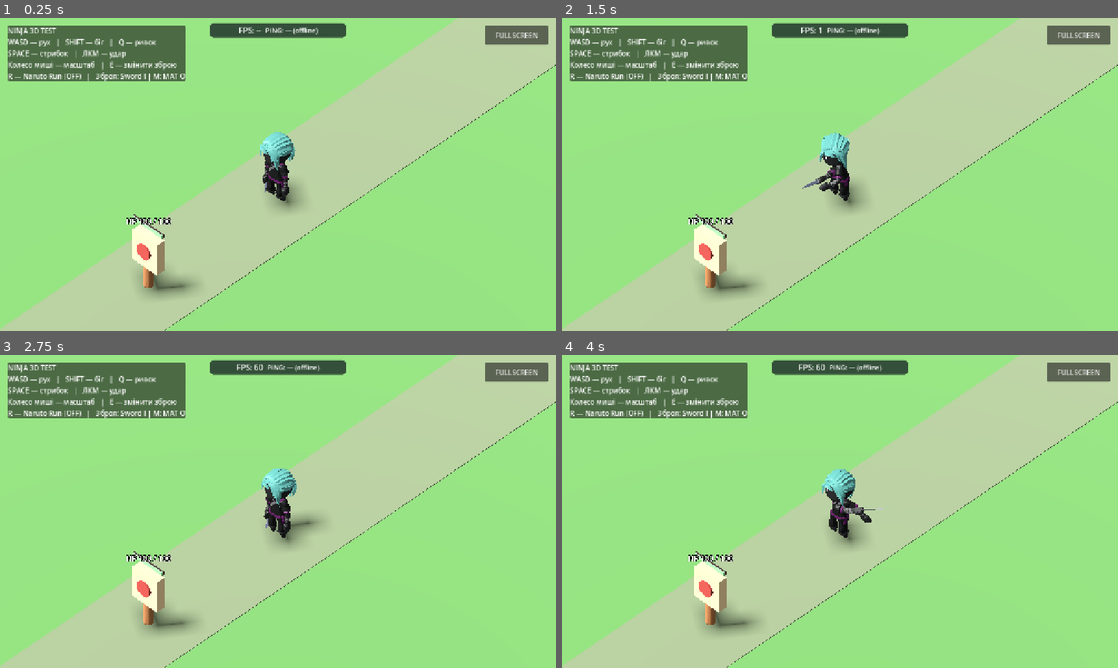
Above: before the commit, frames 1-4 (two rows, left to right).
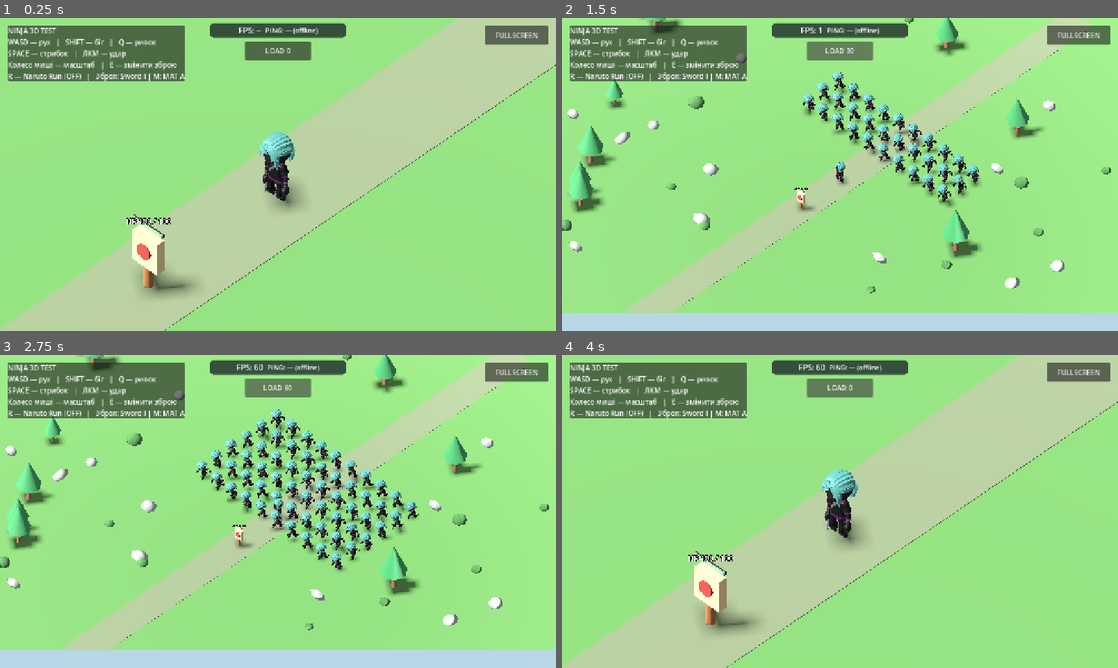
Above: after the commit, the same moments.

Repository: levian47/riskfate-3d-pro
Game: Godot game, scene res://main.tscn
Same seed, same stepped clock (60 frames per second), same inputs: the game is played once before the commit and once after it.
Inputs (mouse positions are in pixels of both pictures, inside the frame that each line leads up to):
- Up to frame 1 (0.25 s): no input
- Up to frame 2 (1.5 s): click (840, 49) at 0.5 s, where only the run after the commit has a clickable "LOAD 0"; click (840, 49) at 1.25 s, where only the run after the commit has a clickable "LOAD 10"
- Up to frame 3 (2.75 s): click (278, 386) at 2 s, where only the run after the commit has a clickable "LOAD 30"
- Up to frame 4 (4 s): click (840, 386) at 2.75 s, where only the run after the commit has a clickable "LOAD 60"; click (840, 386) at 3.5 s, where only the run after the commit has a clickable "LOAD 100"

The runs differ from the first frame. In frame 1, 0.8% of the frame differs, in the area x 32-56%, y 2-52%; in frame 2, 32%; in frame 3, 34%, in the area x 0-100%, y 0-100%; in frame 4, 1.3%.

Commit message:
Use approved Ninja material A and provide opt-in crowd FPS test
Activate visually approved backface-culled Ninja A by default. Keep O as comparison, remove B from MAT cycling. Add on-demand LOAD 10/30/60/100 animated models for mobile and desktop FPS comparisons without changing combat or server logic. Verified with Godot 4.7.2 PR CI #42452174209; device measurements pending.

Diff:
--- a/main.gd
+++ b/main.gd
@@ -11,6 +11,7 @@
 const TOUCH_HUD_SCRIPT := preload("res://touch_hud.gd")
 const HUD_BUILDER := preload("res://ui/hud_builder.gd")
 const SKELETON_DEBUG := preload("res://ui/skeleton_debug.gd")
+const CROWD_BENCHMARK := preload("res://tests/ninja_crowd_benchmark.gd")
 const ANIMATION_BUILDER := preload("res://characters/player/animation_builder.gd")
 const COMBAT_CONTROLLER := preload("res://characters/player/combat_controller.gd")
 const WEAPON_VISUALS := preload("res://characters/player/weapon_visuals.gd")
@@ -22,7 +23,9 @@
 var visual: Node3D
 var ninja_mesh: MeshInstance3D
 var ninja_mesh_variants: Array[Mesh] = []
-var material_variant_index := 0
+var material_variant_index := 1 # Approved A: culling, original retained as control
+var crowd_benchmark = CROWD_BENCHMARK.new()
+var crowd_button: Button
 var animator: AnimationPlayer
 var camera: Camera3D
 var skeleton_debug: MeshInstance3D
@@ -47,6 +50,7 @@
 	_build_hero()
 	_build_camera()
 	_build_ui()
+	crowd_benchmark.initialize(self)
 
 func _process(delta: float) -> void:
 	# Sample twice per second to keep the counter readable and inexpensive.
@@ -95,6 +99,9 @@
 	if event is InputEventKey and event.pressed and not event.echo and event.keycode == KEY_K:
 		_toggle_skeleton_debug()
 		return
+	if event is InputEventKey and event.pressed and not event.echo and event.keycode == KEY_F7:
+		_cycle_crowd_benchmark()
+		return
 	if event is InputEventKey and event.pressed and not event.echo and event.keycode == KEY_M:
 		_cycle_ninja_materials()
 		return
@@ -134,12 +141,22 @@
 func _cycle_ninja_materials() -> void:
 	if ninja_mesh == null or ninja_mesh_variants.size() != 3:
 		return
-	material_variant_index = (material_variant_index + 1) % ninja_mesh_variants.size()
+	material_variant_index = (material_variant_index + 1) % 2 # B rejected after visual QA
 	ninja_mesh.mesh = ninja_mesh_variants[material_variant_index]
+	crowd_benchmark.set_mesh(ninja_mesh.mesh)
 	if touch_hud != null:
 		touch_hud.material_variant = material_variant_index
 		touch_hud.queue_redraw()
 	_update_weapon_display()
+
+
+func _cycle_crowd_benchmark() -> void:
+	crowd_benchmark.count_index = (crowd_benchmark.count_index + 1) % CROWD_BENCHMARK.COUNTS.size()
+	var count: int = CROWD_BENCHMARK.COUNTS[crowd_benchmark.count_index]
+	crowd_benchmark.set_count(count, MODEL, ninja_mesh.mesh)
+	camera.size = 40.0 if count > 0 else camera_zoom
+	if crowd_button != null:
+		crowd_button.text = "LOAD %d" % count
 
 
 func _find_model_mesh(root: Node) -> MeshInstance3D:
@@ -170,6 +187,8 @@
 	if ninja_mesh_variants.size() != 3:
 		push_warning("Ninja material comparison incomplete")
 		return
+	# Preserve original animated rig; render approved A geometry by default.
+	ninja_mesh.mesh = ninja_mesh_variants[material_variant_index]
 	# Godot 4.7 glTF import does not reliably activate vertex colors
 	# as albedo. Make the intended per-vertex RGB explicit for variant B.
 	var one_surface_mesh := ninja_mesh_variants[2].duplicate() as ArrayMesh
@@ -213,7 +232,8 @@
 func _cycle_mobile_zoom() -> void:
 	mobile_zoom_index = (mobile_zoom_index + 1) % MOBILE_ZOOM_LEVELS.size()
 	camera_zoom = float(MOBILE_ZOOM_LEVELS[mobile_zoom_index])
-	camera.size = camera_zoom
+	if crowd_benchmark.count_index == 0:
+		camera.size = camera_zoom
 	if touch_hud != null:
 		touch_hud.zoom_level = mobile_zoom_index + 1
 		touch_hud.queue_redraw()
@@ -314,6 +334,17 @@
 	canvas.name = "HUD"
 	add_child(canvas)
 	fps_label = HUD_BUILDER.build_fps_counter(canvas)
+	crowd_button = Button.new()
+	crowd_button.name = "CrowdBenchmarkButton"
+	crowd_button.text = "LOAD 0"
+	crowd_button.anchor_left = 0.5
+	crowd_button.anchor_right = 0.5
+	crowd_button.offset_left = -76.0
+	crowd_button.offset_right = 76.0
+	crowd_button.offset_top = 54.0
+	crowd_button.offset_bottom = 97.0
+	crowd_button.pressed.connect(_cycle_crowd_benchmark)
+	canvas.add_child(crowd_button)
 	if DisplayServer.is_touchscreen_available():
 		# Multiple fingers are handled independently in touch_hud.gd.
 		touch_hud = TOUCH_HUD_SCRIPT.new()
@@ -326,6 +357,7 @@
 		touch_hud.fullscreen_requested.connect(_toggle_fullscreen)
 		touch_hud.weapon_requested.connect(_cycle_weapon)
 		touch_hud.materials_requested.connect(_cycle_ninja_materials)
+		touch_hud.material_variant = material_variant_index
 		touch_hud.naruto_requested.connect(_toggle_naruto_run)
 		touch_hud.skeleton_requested.connect(_toggle_skeleton_debug)
 		_update_weapon_display()
--- a/tests/gameplay_smoke.gd
+++ b/tests/gameplay_smoke.gd
@@ -754,14 +754,33 @@
 	var b_arrays: Array = (candidates[2] as Mesh).surface_get_arrays(0)
 	if not _require(b_arrays[Mesh.ARRAY_VERTEX].size() == 9948 and b_arrays[Mesh.ARRAY_INDEX].size() == 21312 and b_arrays[Mesh.ARRAY_COLOR].size() == 9948, "B must preserve all 7104 triangles and provide a color for every vertex"):
 		return
-	for expected in [1, 2, 0]:
+	if not _require(int(game.get("material_variant_index")) == 1 and candidate_mesh.mesh == candidates[1], "Ninja must load approved A at startup"):
+		return
+	for expected in [0, 1]:
 		game.call("_cycle_ninja_materials")
 		if not _require(int(game.get("material_variant_index")) == expected and candidate_mesh.mesh == candidates[expected], "Ninja material switching must preserve the original animated mesh node"):
 			return
 	if DisplayServer.is_touchscreen_available():
 		var material_touch := game.get("touch_hud") as Control
-		if not _require(int(material_touch.material_variant) == 0, "Mobile material comparison indicator must wrap to O"):
-			return
+		if not _require(int(material_touch.material_variant) == 1, "Mobile material indicator must show approved A"):
+			return
+	# Explicit opt-in benchmark: identical skinned Ninja models, rendered with
+	# the selected mesh, with no server or physical collision processing.
+	var bench = game.get("crowd_benchmark")
+	var bench_button := game.get_node_or_null("HUD/CrowdBenchmarkButton") as Button
+	if not _require(bench != null and bench_button != null and bench_button.text == "LOAD 0", "Crowd benchmark must initialize disabled"):
+		return
+	for amount in [10, 30, 60, 100, 0]:
+		game.call("_cycle_crowd_benchmark")
+		var actor_nodes: Array = bench.get("actors")
+		var crowd_meshes: Array = bench.get("mesh_nodes")
+		if not _require(actor_nodes.size() == amount and crowd_meshes.size() == amount and bench_button.text == "LOAD %d" % amount, "Crowd benchmark should create exactly %d actors" % amount):
+			return
+		if amount > 0:
+			if not _require(is_equal_approx(gameplay_camera.size, 40.0) and (crowd_meshes[0] as MeshInstance3D).mesh == candidates[1], "Crowd benchmark must use A and a wide camera"):
+				return
+	if not _require(is_equal_approx(gameplay_camera.size, 12.0), "Crowd benchmark must restore normal zoom"):
+		return
 	print("Gameplay smoke test passed: independent baked sword resources retain approved poses; active Sweeping, movement, dash, world, training hits, HP and respawn.")
 	quit(0)
 
--- /dev/null
+++ b/tests/ninja_crowd_benchmark.gd
@@ -0,0 +1,76 @@
+extends RefCounted
+# Explicit manual render/animation stress test, never active during normal play.
+# Not a server load test; does not create physics bodies or network traffic.
+const ANIM := preload("res://characters/player/animation_builder.gd")
+const COUNTS := [0, 10, 30, 60, 100]
+
+var root: Node3D
+var actors: Array[Node3D] = []
+var mesh_nodes: Array[MeshInstance3D] = []
+var count_index := 0
+
+func initialize(parent: Node3D) -> void:
+	root = Node3D.new()
+	root.name = "NinjaCrowdBenchmark"
+	parent.add_child(root)
+
+func _find_mesh(node: Node) -> MeshInstance3D:
+	if node is MeshInstance3D:
+		return node
+	for child in node.get_children():
+		var found := _find_mesh(child)
+		if found != null:
+			return found
+	return null
+
+func set_count(target: int, scene: PackedScene, mesh: Mesh) -> void:
+	if root == null or mesh == null or scene == null:
+		return
+	target = clampi(target, 0, 100)
+	while actors.size() > target:
+		var actor: Node3D = actors.pop_back()
+		mesh_nodes.pop_back()
+		root.remove_child(actor)
+		actor.queue_free()
+	while actors.size() < target:
+		var index := actors.size()
+		var actor := scene.instantiate() as Node3D
+		if actor == null:
+			push_error("Ninja benchmark actor is not Node3D")
+			return
+		root.add_child(actor)
+		# 10 x 10 grid spanning 24.3 m; no physical collisions.
+		var row := index / 10
+		var column := index % 10
+		actor.position = Vector3((float(column) - 4.5) * 2.7, 0.0, (float(row) - 4.5) * 2.7)
+		var skinned := _find_mesh(actor)
+		if skinned == null:
+			actor.queue_free()
+			push_error("Ninja benchmark mesh missing")
+			return
+		skinned.mesh = mesh
+		var player := ANIM.find_animation_player(actor)
+		if player != null:
+			ANIM.configure_animation_loops(player)
+			var run_name := ANIM.find_clip(player, "Run")
+			if run_name != "":
+				player.play(run_name)
+				player.seek(fmod(float(index) * 0.067, player.current_animation_length), true)
+		actors.append(actor)
+		mesh_nodes.append(skinned)
+
+func set_mesh(mesh: Mesh) -> void:
+	if mesh == null:
+		return
+	for skinned in mesh_nodes:
+		skinned.mesh = mesh
+
+func clear() -> void:
+	count_index = 0
+	if root == null:
+		return
+	for actor in actors:
+		root.remove_child(actor)
+		actor.queue_free()
+	actors.clear()
+	mesh_nodes.clear()
Not shown, changed: ROADMAP.md
